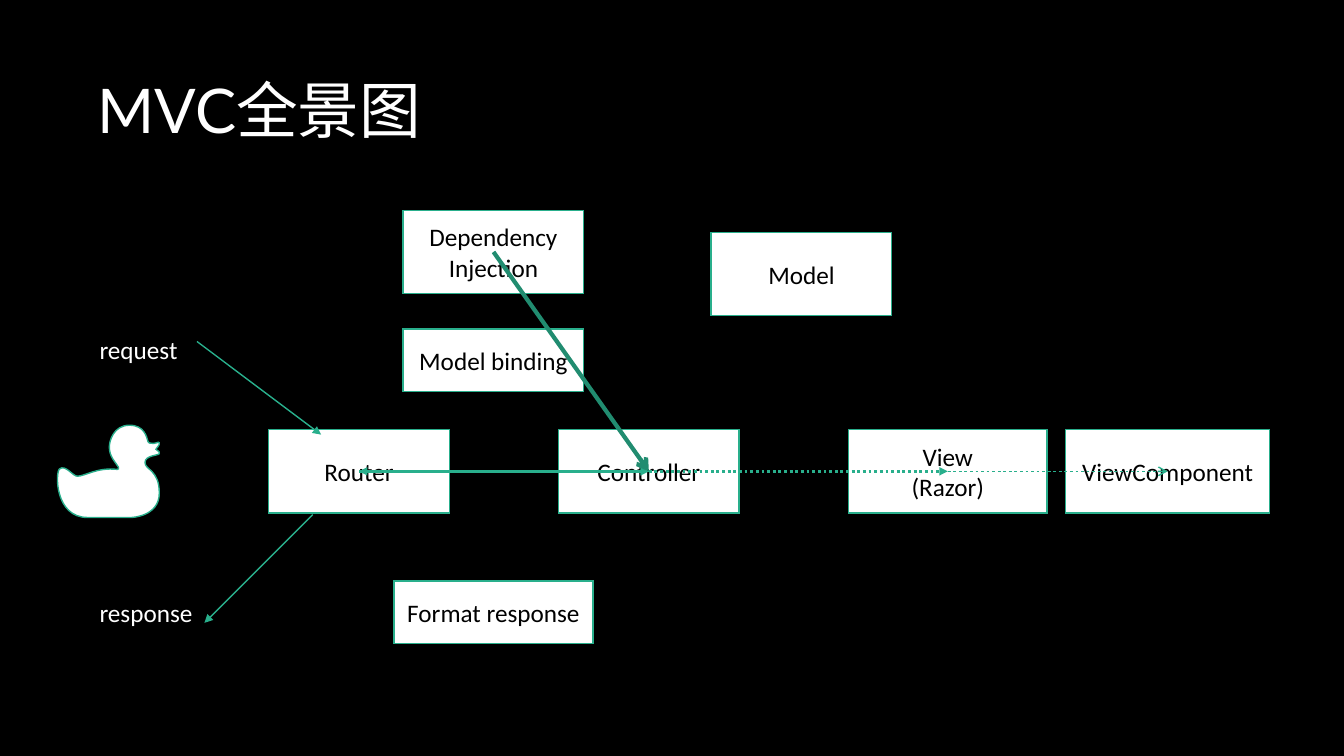
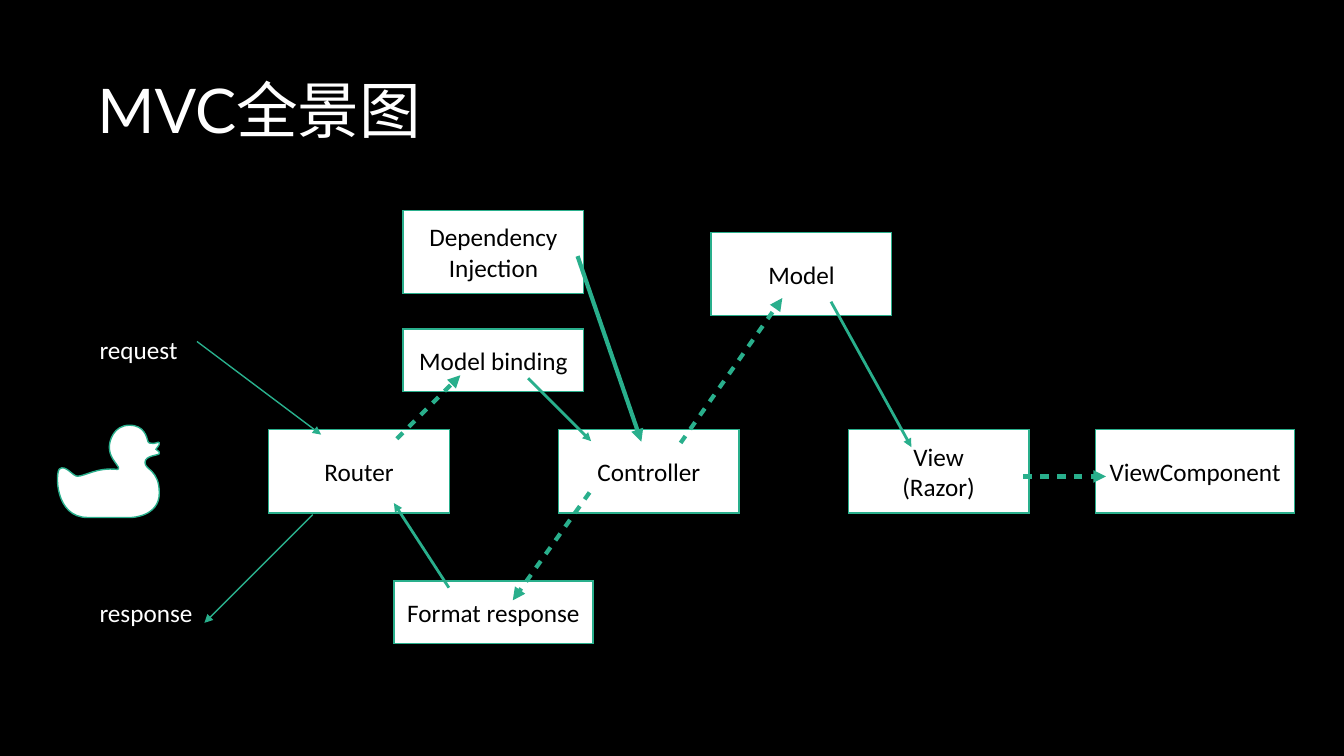
Before and after one commit to winkingzhang/aspnetcorelifecycle, a slide deck: slide 17 of 生命周期指北.pptx. Drawn at 1344x756 pixels with LibreOffice and Linux fonts; fonts in the diff are those of the drawing. Boxes give left, top, right and bottom in pixels: in the first picture for what was removed or moved away, otherwise in the second. Text is boxed around its words. In the diff, an @@ line names an element or a change of style, - is before the commit and + after.

```diff
--- a/生命周期指北.pptx
+++ b/生命周期指北.pptx
@@ arrow moved from (494, 252) - (649, 472) to (578, 256) - (641, 442) @@
@@ arrow (578, 256) - (641, 442): stroke #218C70 3 pt to #29AF8C 3 pt; arrowheads changed @@
@@ arrow added from (681, 443) to (782, 298), #29AF8C 3 pt @@
@@ arrow added from (831, 301) to (911, 448), #29AF8C 2 pt @@
@@ arrow added from (397, 439) to (461, 375), #29AF8C 3 pt @@
@@ arrow added from (528, 378) to (591, 442), #29AF8C 2 pt @@
@@ rectangle "View": place and size @@
-rectangle "View" at <box>849,430,1048,512</box>
+rectangle "View" at <box>849,430,1029,512</box>
@@ rectangle "ViewComponent": place and size @@
-rectangle "ViewComponent" at <box>1066,430,1270,512</box>
+rectangle "ViewComponent" at <box>1096,430,1295,512</box>
@@ arrow removed from (359, 472) to (649, 472) @@
@@ arrow removed from (649, 472) to (359, 472) @@
@@ arrow removed from (649, 472) to (948, 472) @@
@@ arrow moved from (948, 472) - (1168, 472) to (1023, 477) - (1106, 477) @@
@@ arrow (1023, 477) - (1106, 477): stroke #29AF8C 1 pt to #29AF8C 3 pt; arrowheads changed @@
@@ arrow added from (449, 588) to (394, 503), #29AF8C 2 pt @@
@@ arrow added from (590, 493) to (513, 601), #29AF8C 3 pt @@
```
Also in this commit, not shown: 2 other slides changed, 1 other file.
